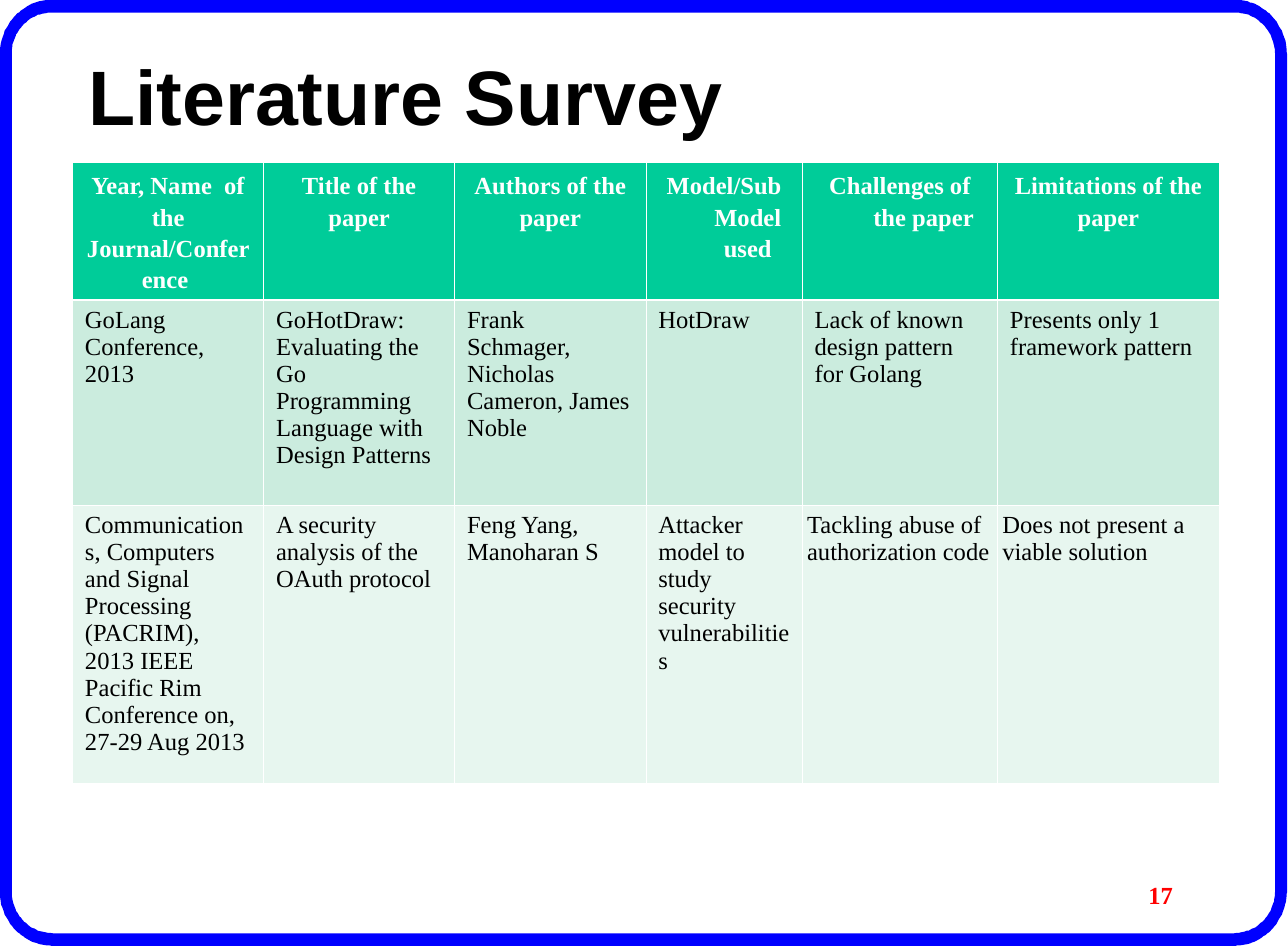
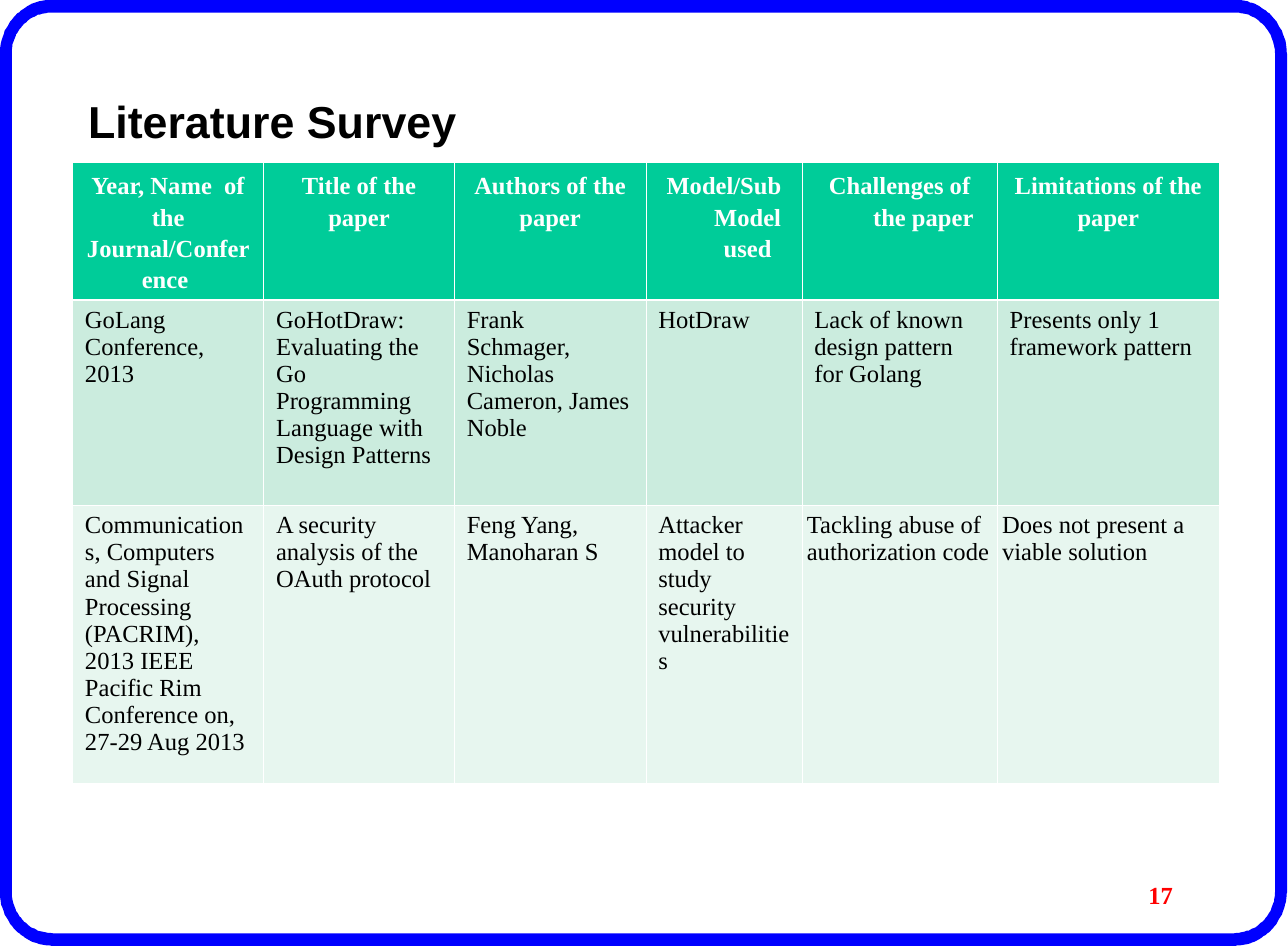
Before and after one commit to paree0510/majorproject, a slide deck: slide 17 of 2nd phase.ppt. Drawn at 1288x947 pixels with LibreOffice and Linux fonts; fonts in the diff are those of the drawing; background and template pictures are left out. Boxes give left, top, right and bottom in pixels: in the first picture for what was removed or moved away, otherwise in the second. Text is boxed around its words. In the diff, an @@ line names an element or a change of style, - is before the commit and + after.

```diff
--- a/2nd phase.ppt
+++ b/2nd phase.ppt
@@ text "Literature Survey" at (88,105,456,147): now subscript @@
```
Also in this commit, not shown: 4 other slides changed, 2 other files.
